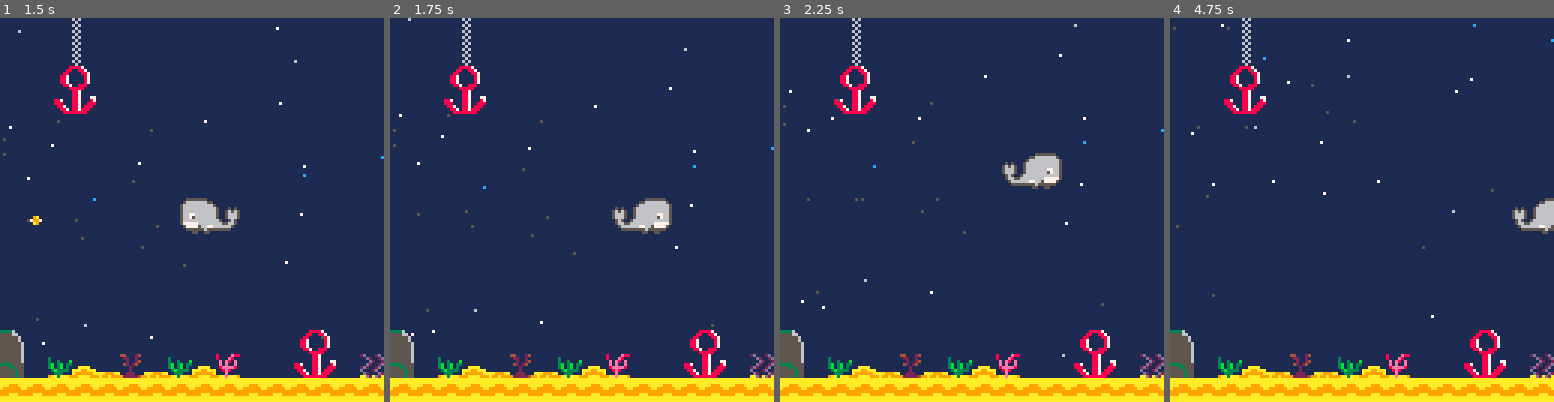
Above: before the commit, frames 1-4 (left to right).
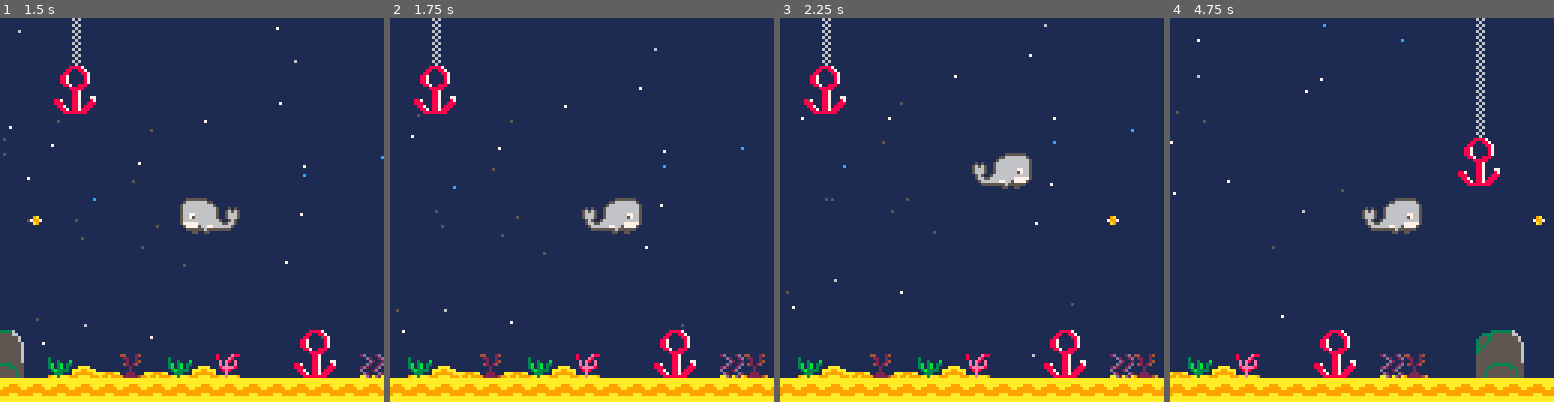
Above: after the commit, the same moments.

Repository: Adrilabelle/projet-collectif-pico-8-mobyEdit-Adri
Game: PICO-8 cartridge moby let play.p8
Two runs of this game, one before a commit and one after it. Both use one fixed random seed, a clock stepped at 60 frames per second and the inputs below.
Inputs:
- Up to frame 1 (1.5 s): tap X (X key) at 0.33, 1.07 s
- Up to frame 2 (1.75 s): hold Right from 1.6 s (still down)
- Up to frame 3 (2.25 s): tap X (X key) at 1.85 s; release Right at 2.1 s; hold Up from 2.15 s (still down)
- Up to frame 4 (4.75 s): release Up at 2.42 s; hold Right 2.47-3.03 s; tap X (X key) at 2.97, 4.08 s; hold Left 3.08-3.58 s; hold Down 3.63-3.97 s; hold Right 4.02-4.68 s; hold Up from 4.73 s (still down)

Frame 1 is identical in both runs. In frame 2, 8.5% of the frame differs, in the area x 0-100%, y 0-99%; in frame 3, 8.6%; in frame 4, 9.6%.

Commit message:
rajout camera et clean code

Diff:
--- a/moby let play.p8
+++ b/moby let play.p8
@@ -4,28 +4,29 @@
 function _init()
 	create_player()
 	bullets={}
-	create_bulles()
+	create_bubbles()
 end
 
 function _update()
 	player_movement()
 	update_shoot()
 	update_bullets()
-	update_bulles()
---	update_camera()
+	update_bubbles()
+	update_camera()
+
 end
 
 function _draw()
-cls()
-draw_map()
-draw_player()
+	cls()
+ draw_map()
+ draw_player()
 
 --bullets
-	darw_bullets ()
-
---bulles
-	draw_bulles()
-	end
+	draw_bullets ()
+
+--bubbles
+	draw_bubbles()
+end
 
 -->8
 --map
@@ -33,6 +34,14 @@
 	map(0,0,0,0,128,64)
 	sprite=64
 	end
+
+--camera
+
+function update_camera()
+	camx=mid(0,p.x-6,150-15)
+	camy=mid(0,p.y-6,64-15)
+	camera(camx*10,camy*15)
+end
 
 --function check_flag(flag,x,y)
 --	local sprite=mget(x,y)
@@ -98,17 +107,23 @@
 		speed=0.4,
 		flip=p.flip
 	}
+
 		add(bullets,new_bullet)
 		sfx(0)
 end
 
 function update_bullets()
+	if flip==true then
+		b.x=b.x+2
+
+	end
+
 	for b in all(bullets) do
 		if b.flip== false then
 			b.x-=b.speed
 		else
 			b.x+=b.speed
-			b.x=b.x+2
+	--		b.x=b.x+2
 		end
 	end
 end
@@ -119,38 +134,38 @@
 	end
 end
 
-function darw_bullets()
+function draw_bullets()
 		for b in all(bullets) do
 		spr(16,b.x*10,b.y*15)
  	end
 end
 -->8
--- bulles
-
-function create_bulles()
-	bulles={}
+-- bubbles
+
+function create_bubbles()
+	bubbles={}
 	for i=1,13 do
-	new_bulles={
+	new_bubbles={
 		x=rnd(70),
 		y=rnd(128),
 			col=5,
 			speed=0.3+rnd(0.3)
 			}
-			add(bulles,new_bulles)
+			add(bubbles,new_bubbles)
 	end
 	for i=1,18 do
-	new_bulles={
+	new_bubbles={
 		x=rnd(128),
 		y=rnd(128),
 		col=rnd({7,12,6}),
 		speed=0.4+rnd(0.4)
 		}
-		add(bulles,new_bulles)
-	end
-end
-
-function update_bulles()
-	for b in all (bulles) do
+		add(bubbles,new_bubbles)
+	end
+end
+
+function update_bubbles()
+	for b in all (bubbles) do
 		b.y-=b.speed
 		if b.y < 0 then
 			b.y=rnd(128,0)
@@ -160,8 +175,8 @@
 end
 
 
-function draw_bulles()
-	for b in all(bulles) do
+function draw_bubbles()
+	for b in all(bubbles) do
 		pset(b.x,b.y,b.col)
 	end
 end
